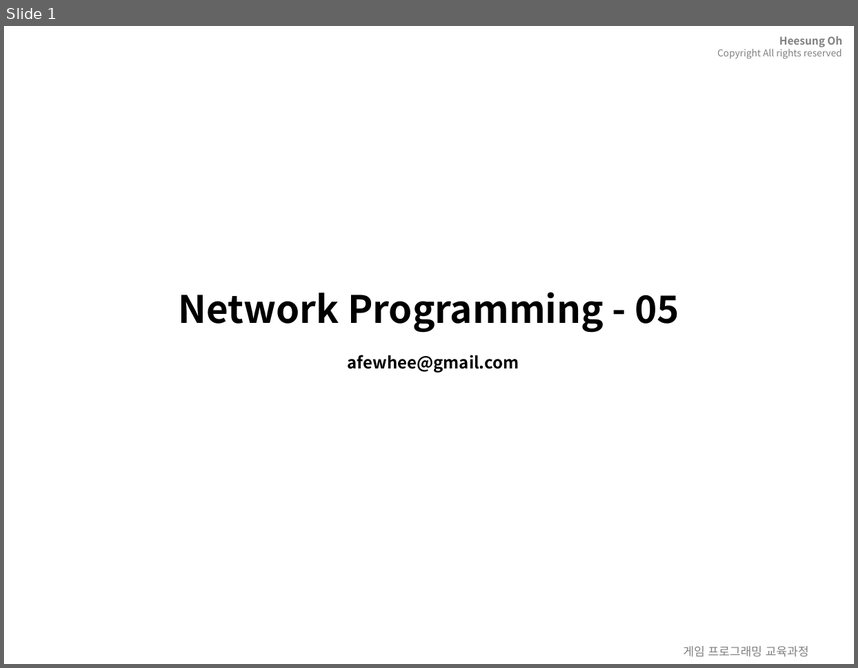
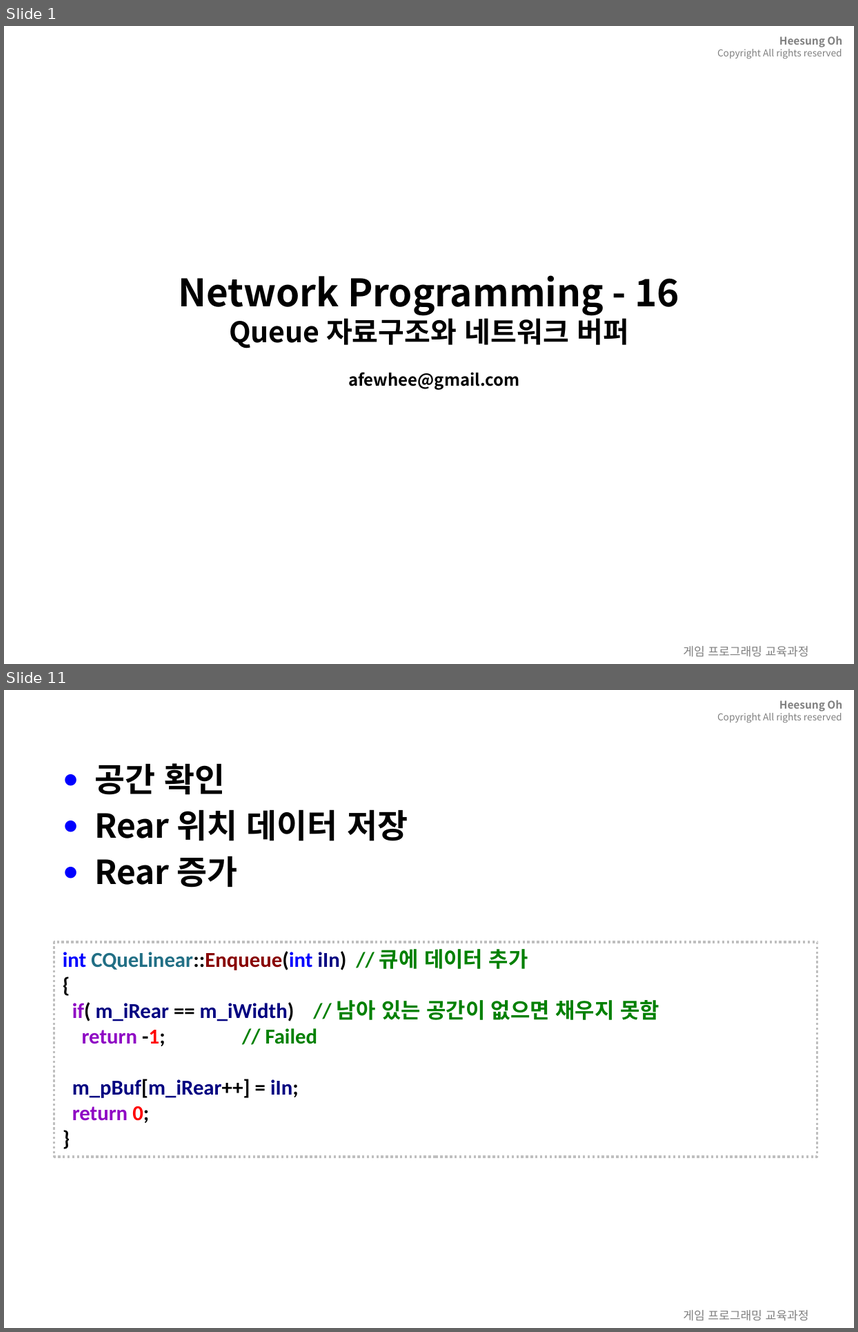
Before and after one commit to 3dapi/dv05_netlib, a slide deck: ppt/_network_16.pptx. Shown one above the other, each under a label of ours: slide 1 before the commit, slides 1 and 11 after it; the slides between them are not shown. The pictures are 858x668 and 858x1332 pixels, drawn with LibreOffice and Linux fonts; fonts in the diff are those of the drawing; background and template pictures are left out. Boxes give left, top, right and bottom in pixels: in the first picture for what was removed or moved away, otherwise in the second. Text is boxed around its words. In the diff, an @@ line names an element or a change of style, - is before the commit and + after.

```diff
--- a/ppt/_network_16.pptx
+++ b/ppt/_network_16.pptx
@@ slide 11 added at (4,690,854,1328), background picture (left out); not listed: 1 template element that a slide beside it also shows @@
@@ text added at (94,763,408,887), 28 pt, text #000000, bold @@
+● 공간 확인
+● Rear 위치 데이터 저장
+● Rear 증가
@@ rectangle added at (54,942,818,1156), outline #BFBFBF 2 pt dashed, 18 pt, text #000080, bold @@
+int CQueLinear::Enqueue(int iIn) // 큐에 데이터 추가
+{
+if( m_iRear == m_iWidth) // 남아 있는 공간이 없으면 채우지 못함
+return -1; // Failed
+m_pBuf[m_iRear++] = iIn;
+return 0;
+}
@@ title added at (91,951,312,970), 28 pt, text #FFFFFF, bold @@
+16.2.5 Linear Queue Enqueue
@@ text added at (683,1310,809,1321), 10 pt, text #808080 @@
+게임 프로그래밍 교육과정
@@ slide 1 changed as well @@
@@ title at (178,275,680,390): text changed @@
-Network Programming - 05
-afewhee@gmail.com
+Network Programming - 16
+Queue 자료구조와 네트워크 버퍼
+afewhee@gmail.com
```
Also in this commit, not shown: 3 other slides changed, 51 other slides added, 54 other files.
